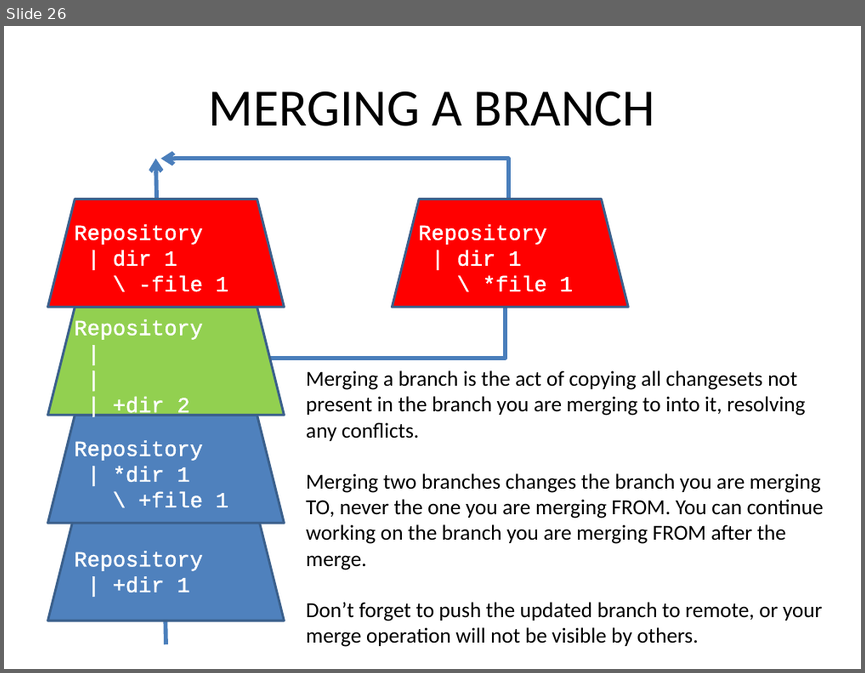
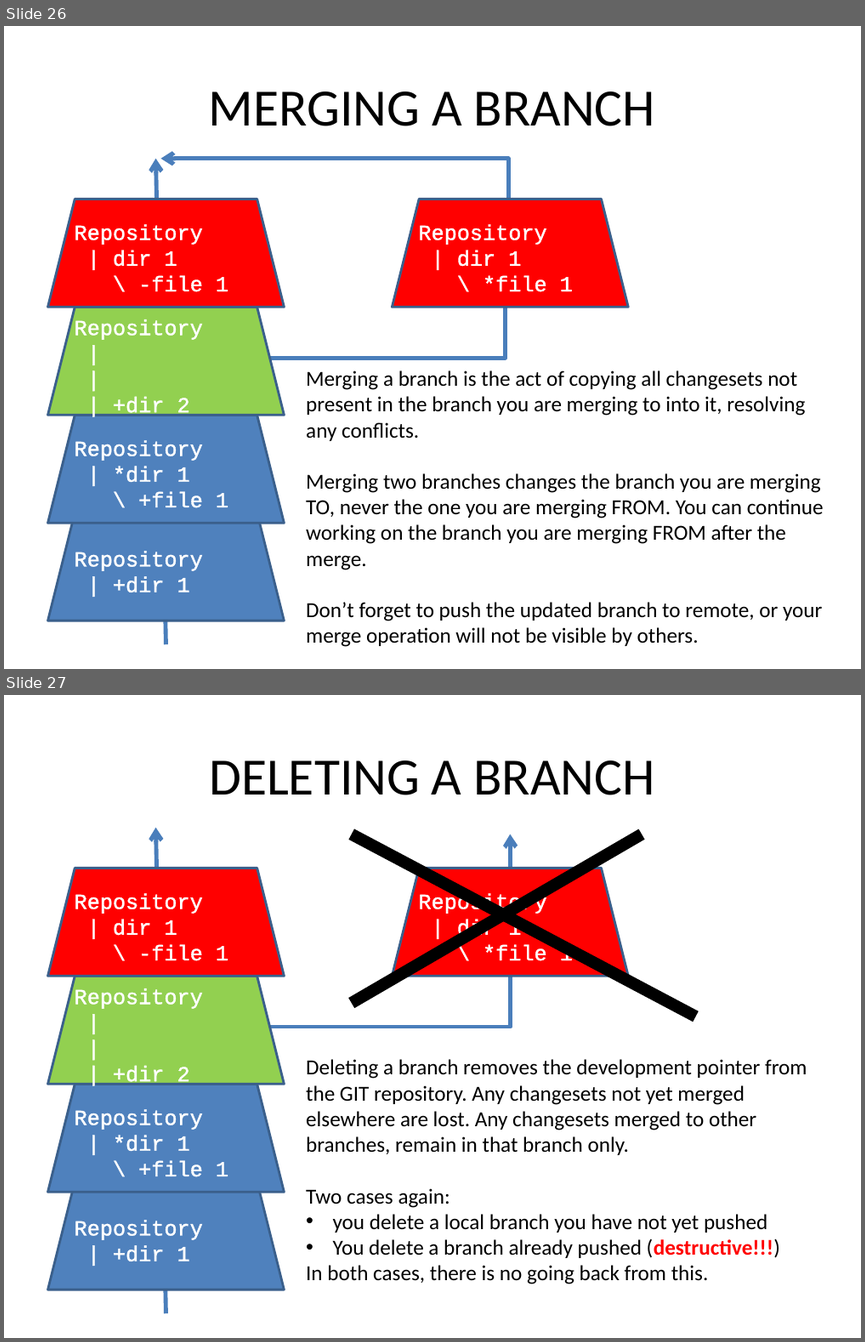
Before and after one commit to kangelov/gitdemo, a slide deck: powerpoint/An Introduction to GIT.pptx. Shown one above the other, each under a label of ours: slide 26 before the commit, slides 26 and 27 after it. The pictures are 865x673 and 865x1342 pixels, drawn with LibreOffice and Linux fonts; fonts in the diff are those of the drawing. Boxes give left, top, right and bottom in pixels: in the first picture for what was removed or moved away, otherwise in the second. Text is boxed around its words. In the diff, an @@ line names an element or a change of style, - is before the commit and + after.

Commit message:
completed section on branching and tagging.

```diff
--- a/powerpoint/An Introduction to GIT.pptx
+++ b/powerpoint/An Introduction to GIT.pptx
@@ slide 27 added at box(4, 695, 861, 1338), background #FFFFFF @@
@@ title added at box(209, 760, 654, 795), 44 pt, text #000000 @@
+DELETING A BRANCH
@@ elbow arrow added from (155, 1027) to (511, 834), #4B7EBC 3.5 pt @@
@@ arrow added from (166, 1313) to (155, 828), #4B7EBC 3.5 pt @@
@@ line added from (352, 834) to (695, 1016), #000000 10 pt @@
@@ line added from (352, 1003) to (642, 834), #000000 10 pt @@
@@ trapezoid added at box(47, 868, 284, 976), fill #FF0000, outline #3A5F8C 2 pt, 18 pt, text #FFFFFF @@
+Repository
+| dir 1
+\ -file 1
@@ trapezoid added at box(392, 868, 629, 976), fill #FF0000, outline #3A5F8C 2 pt, 18 pt, text #FFFFFF @@
+Repository
+| dir 1
+\ *file 1
@@ trapezoid added at box(47, 976, 284, 1084), fill #92D050, outline #3A5F8C 2 pt, 18 pt, text #FFFFFF @@
+Repository
+|
+|
+| +dir 2
@@ text added at box(306, 1059, 806, 1284), 18 pt, text #000000 @@
+Deleting a branch removes the development pointer from the GIT repository. Any changesets not yet merged elsewhere are lost. Any changesets merged to other branches, remain in that branch only.
+Two cases again:
+• you delete a local branch you have not yet pushed
+• You delete a branch already pushed (destructive!!!)
+In both cases, there is no going back from this.
@@ trapezoid added at box(47, 1084, 284, 1192), fill #4F81BD, outline #3A5F8C 2 pt, 18 pt, text #FFFFFF @@
+Repository
+| *dir 1
+\ +file 1
@@ trapezoid added at box(47, 1182, 284, 1290), fill #4F81BD, outline #3A5F8C 2 pt, 18 pt, text #FFFFFF @@
+Repository
+| +dir 1
```
Also in this commit, not shown: 15 slides changed, 1 other slide added.
